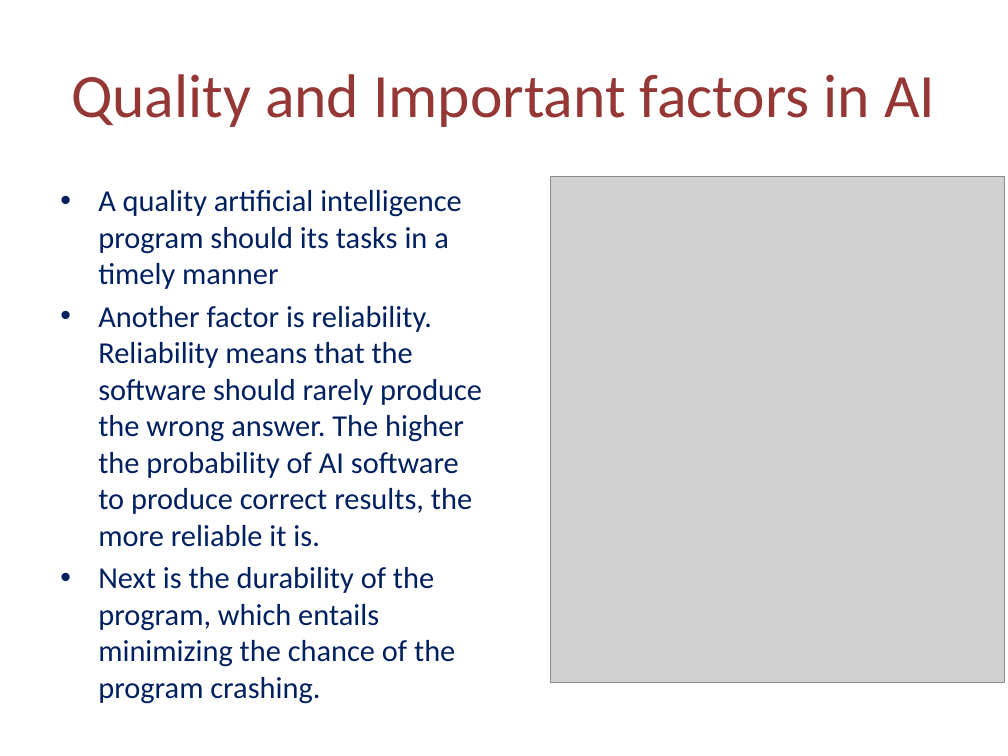
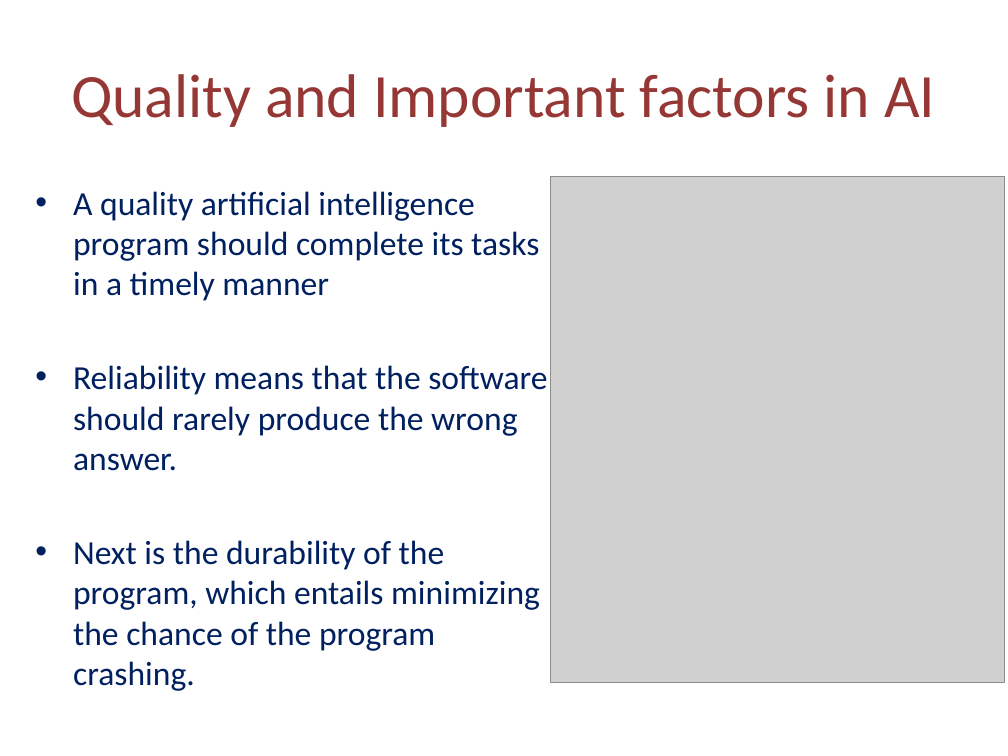
Before and after one commit to shahdk/SchoolBud, a slide deck: slide 2 of Documents/DomainTrackPPT.pptx. Drawn at 1008x756 pixels with LibreOffice and Linux fonts; fonts in the diff are those of the drawing; grey boxes stand for pictures. Boxes give left, top, right and bottom in pixels: in the first picture for what was removed or moved away, otherwise in the second. Text is boxed around its words. In the diff, an @@ line names an element or a change of style, - is before the commit and + after.

```diff
--- a/Documents/DomainTrackPPT.pptx
+++ b/Documents/DomainTrackPPT.pptx
@@ text "A quality artificial intelligence program ...": place and size @@
-text "A quality artificial intelligence program ..." at box(98, 190, 482, 667)
+text "A quality artificial intelligence program ..." at box(73, 191, 547, 691)
@@ text at box(73, 191, 547, 471): text changed; size 21.7 to 24 pt @@
-• A quality artificial intelligence program should its tasks in a timely manner
-• Another factor is reliability. Reliability means that the software should rarely produce the wrong answer. The higher the probability of AI software to produce correct results, the more reliable it is.
+• A quality artificial intelligence program should complete its tasks in a timely manner
+• Reliability means that the software should rarely produce the wrong answer.
@@ text at box(73, 540, 540, 691): size 21.7 to 24 pt in "Next is the durability of the program, ..." @@
```
Also in this commit, not shown: 8 other slides changed.
